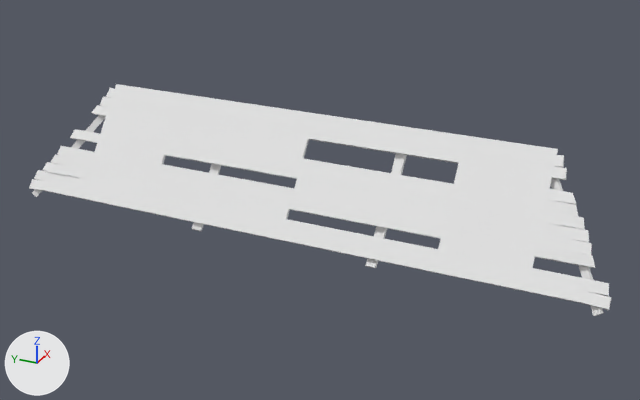
A saved change to the FBX model csgo_addons/surf_castle/models/ramps/jail/jail.fbx.
Both versions are drawn from a 50 mm camera at (-28.6, -22.0, 10.8) aimed at (-1.4, -9.8, -2.8). The lights are fixed; the arrows at lower left show +X, +Y and +Z. Where no turn or scale is listed for an object, it has been applied to the vertices.

The first picture shows 'lev_ramp.009', 'lev_ramp.040'.
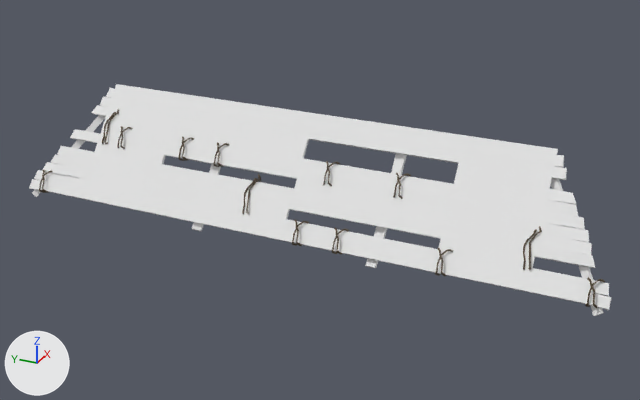
Boxes [x1, y1, x2, y2] around the edits, measured in the pictures (640 x 400 px):
'Cylinder.013', added
    after: [39, 109, 605, 308]

Patch to the scene script:
```diff
--- a/csgo_addons/surf_castle/models/ramps/jail/jail.fbx.py
+++ b/csgo_addons/surf_castle/models/ramps/jail/jail.fbx.py
@@ img_ulztacqs_2k_roughness_jpg @@
+img_ulztacqs_2k_roughness_jpg = load_image('ulztacqs_2K_Roughness.jpg', '../../../materials/rope/ulztacqs_2K_Roughness.jpg', 256, 2048, 'Non-Color')
@@ img_ulztacqs_2k_albedo_jpg @@
+img_ulztacqs_2k_albedo_jpg = load_image('ulztacqs_2K_Albedo.jpg', '../../../materials/rope/ulztacqs_2K_Albedo.jpg', 256, 2048, 'sRGB')
@@ mat_rope @@
+mat_rope = bpy.data.materials.new('Rope')
+# uses the picture img_ulztacqs_2k_albedo_jpg
+# uses the picture img_ulztacqs_2k_roughness_jpg
@@ me_cylinder_070 @@
+me_cylinder_070.from_pydata(...)  # 2715 vertices, 2712 faces; spans x -1.9..0.7, y -19.0..3.3, z -2.3..1.0
+me_cylinder_070.materials.append(mat_rope)
@@ ob_cylinder_013 @@
+ob_cylinder_013 = bpy.data.objects.new('Cylinder.013', me_cylinder_070)
+ob_cylinder_013.location = (-1.27, -1.15, -1.76)
```
